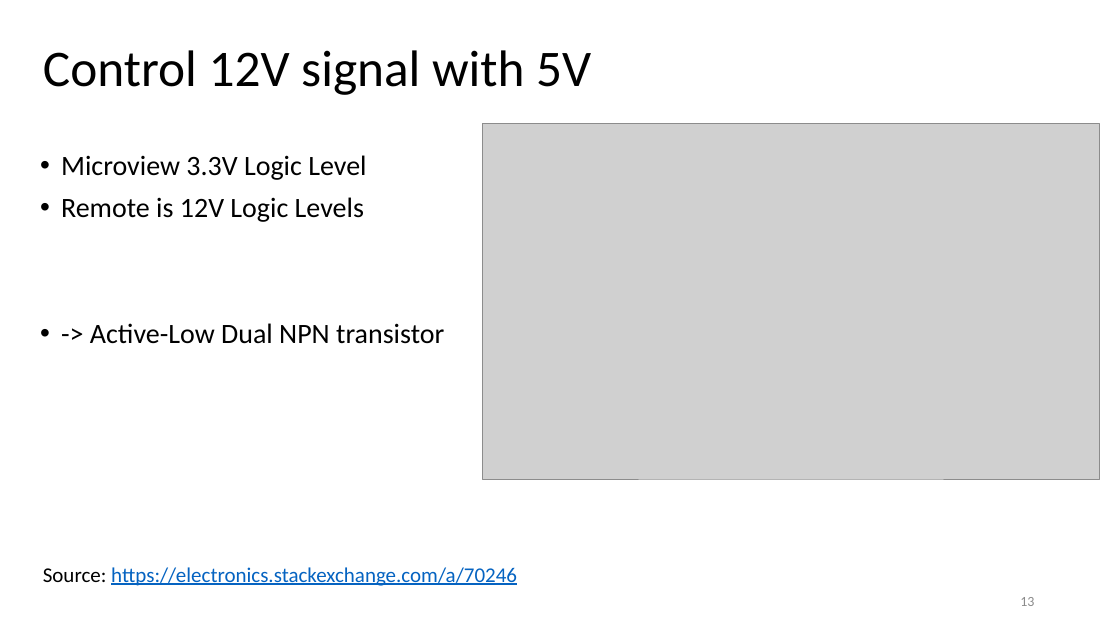
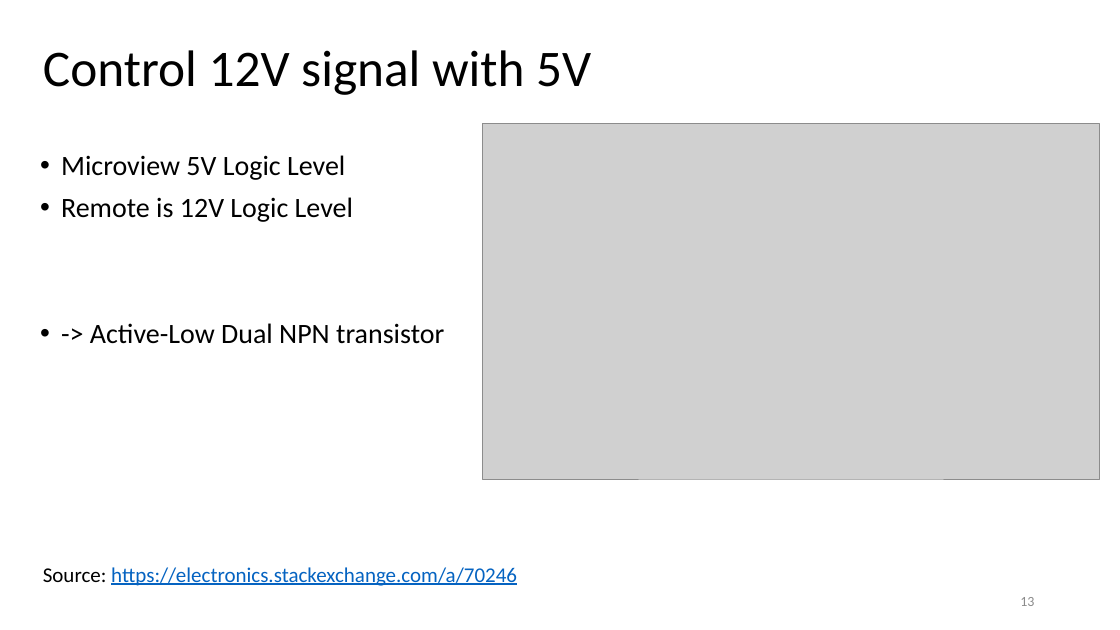
Before and after one commit to yeokm1/sp-auto-door-unlocker, a slide deck: slide 13 of sp-auto-door-unlocker-slides.pptx. Drawn at 1120x630 pixels with LibreOffice and Linux fonts; fonts in the diff are those of the drawing; grey boxes stand for pictures. Boxes give left, top, right and bottom in pixels: in the first picture for what was removed or moved away, otherwise in the second. Text is boxed around its words. In the diff, an @@ line names an element or a change of style, - is before the commit and + after.

Commit message:
slides

```diff
--- a/sp-auto-door-unlocker-slides.pptx
+++ b/sp-auto-door-unlocker-slides.pptx
@@ text at box(61, 155, 353, 222): text changed @@
-• Microview 3.3V Logic Level
-• Remote is 12V Logic Levels
+• Microview 5V Logic Level
+• Remote is 12V Logic Level
```
